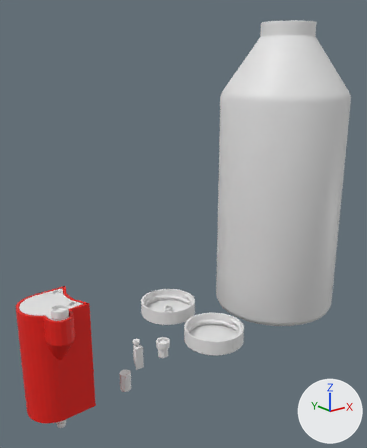
An edit to the Blender file irrigation-case/parts.blend, drawn before and after from the same camera.
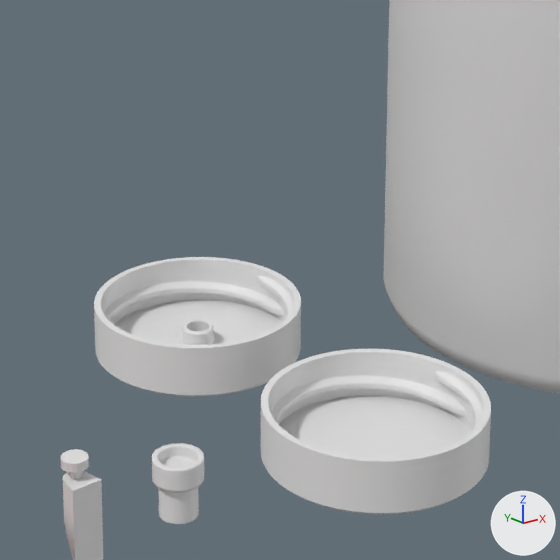
Each version appears first whole from a 50 mm lens placed at (-185.2, -137.5, 199.9), pointed at (36.4, 139.5, 89.1), and next in a close-up on the part from 32% to 71% of the width and 50% to 82% of the height. Lighting does not change. The marker at lower right points along +X, +Y and +Z.

The scene before the commit, as lines of its bpy script (objects in view):
```python
me_83_400_parametric_lid = bpy.data.meshes.new('83-400-Parametric-Lid')
me_83_400_parametric_lid.from_pydata(...)  # 4837 vertices, 9730 faces; spans x -22.6..22.6, y -22.6..22.6, z -10.1..1.5
me_83_400_parametric_lid_001 = bpy.data.meshes.new('83-400-Parametric-Lid.001')
me_83_400_parametric_lid_001.from_pydata(...)  # 4837 vertices, 9730 faces; spans x -22.6..22.6, y -22.6..22.6, z -10.1..1.5
me_cylinder_010 = bpy.data.meshes.new('Cylinder.010')
me_cylinder_010.from_pydata(...)  # 54 vertices, 52 faces; spans x -3.0..3.0, y -3.9..2.0, z -16.2..0.0
me_cylinder_010.materials.append(None)
ob_83_400_parametric_lid = bpy.data.objects.new('83-400-Parametric-Lid', me_83_400_parametric_lid)
ob_83_400_parametric_lid.location = (49.4, 118.6, 0.0)
ob_83_400_parametric_lid.rotation_euler = (9.425, 0.0, 0.0)  # degrees (180, 0, 0)
ob_83_400_parametric_lid_001 = bpy.data.objects.new('83-400-Parametric-Lid.001', me_83_400_parametric_lid_001)
ob_83_400_parametric_lid_001.location = (49.4, 176.8, 0.0)
ob_83_400_parametric_lid_001.rotation_euler = (9.425, 0.0, 0.0)  # degrees (180, 0, 0)
_m = ob_83_400_parametric_lid_001.modifiers.new('Boolean', 'BOOLEAN')
_m.object = ob_support
_m.operation = 'UNION'
_m = ob_83_400_parametric_lid_001.modifiers.new('Boolean.001', 'BOOLEAN')
_m.object = ob_hole
ob_screw_hole_mount = bpy.data.objects.new('Screw hole mount', me_cylinder_010)
ob_screw_hole_mount.location = (-17.9, 123.4, 16.4)
# also in view: 'reservoir' at (132.8, 133.9, 115.0); 'power socket' at (4.7, 123.5, 6.0); 'Screw hole.001' at (-17.9, 123.4, 14.9)
```
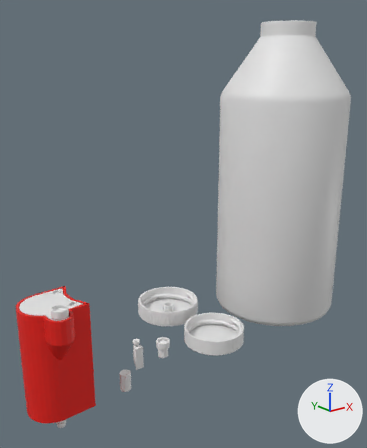
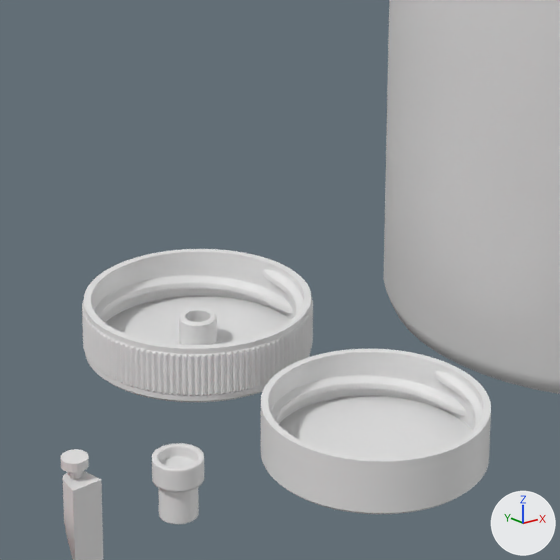
Boxes [x1, y1, x2, y2] around the edits, measured in the close-ups (560 x 560 px):
'83-400-Parametric-Lid.001', reshaped, rescaled (12% wider, 9% taller): before [94, 257, 301, 397]; after [82, 249, 313, 402]
part 1 of me_83_400_parametric_lid_001, added: after [82, 297, 313, 401]

Patch to the scene script:
```diff
--- a/irrigation-case/parts.blend.py
+++ b/irrigation-case/parts.blend.py
@@ me_83_400_parametric_lid_001 @@
 # used by ob_83_400_parametric_lid_001; location = (49.4, 176.8, 0.0); rotation_euler = (9.425, 0.0, 0.0), in degrees (180, 0, 0)
-me_83_400_parametric_lid_001.from_pydata(...)  # 4837 vertices, 9730 faces; spans x -22.6..22.6, y -22.6..22.6, z -10.1..1.5
+me_83_400_parametric_lid_001.from_pydata(...)  # 5551 vertices, 10325 faces; spans x -22.9..23.0, y -23.0..23.0, z -10.1..1.5
+# me_83_400_parametric_lid_001 part 1: 714 vertices added at x -22.9..23.0, y -23.0..23.0, z -9.0..-0.3
@@ ob_83_400_parametric_lid_001 @@
 ob_83_400_parametric_lid_001.rotation_euler = (9.425, 0.0, 0.0)  # degrees (180, 0, 0)
+ob_83_400_parametric_lid_001.scale = (1.1, 1.1, 1.1)
 _m = ob_83_400_parametric_lid_001.modifiers.new('Boolean', 'BOOLEAN')
```
